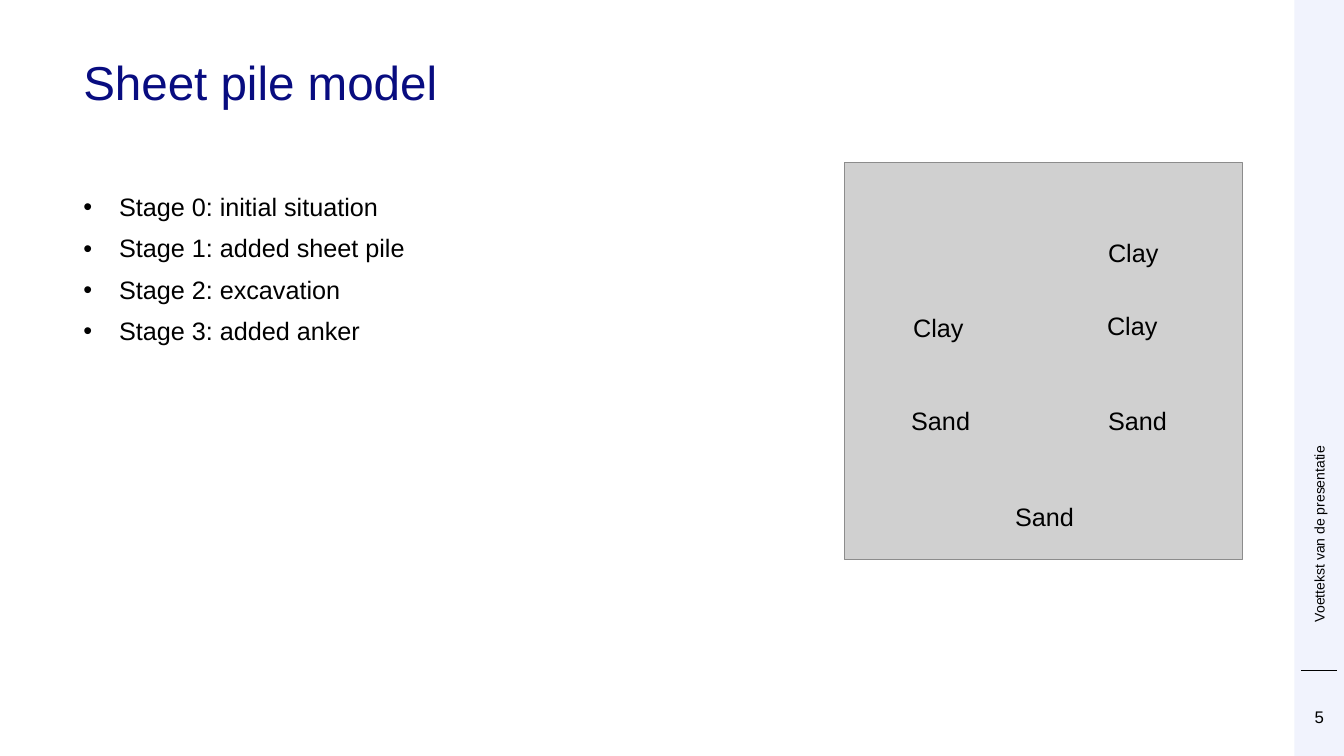
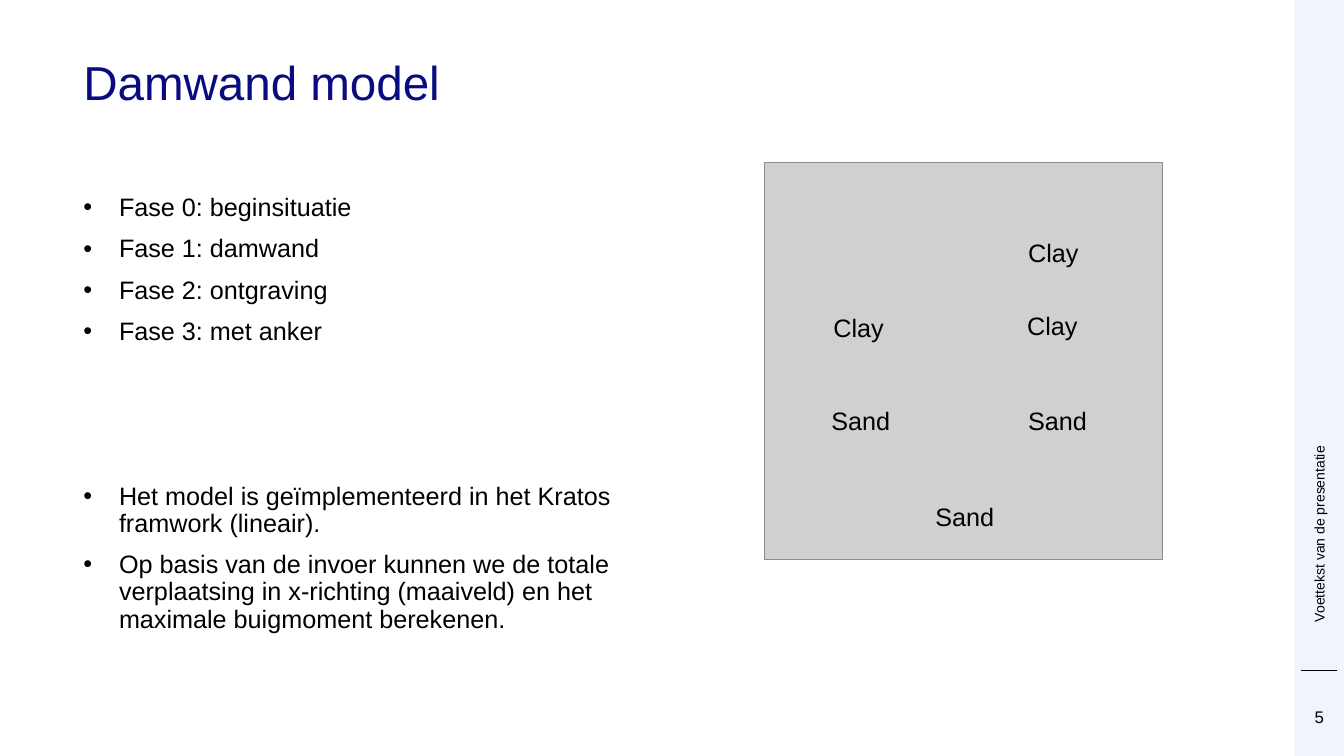
Before and after one commit to Deltares/ProbabilisticLibrary, a slide deck: slide 5 of sources/Deltares.Probabilistic.PWrapper.Examples/kratos/Prob Kratos DSD.pptx. Drawn at 1344x756 pixels with LibreOffice and Linux fonts; fonts in the diff are those of the drawing; grey boxes stand for pictures; background and template pictures are left out. Boxes give left, top, right and bottom in pixels: in the first picture for what was removed or moved away, otherwise in the second. Text is boxed around its words. In the diff, an @@ line names an element or a change of style, - is before the commit and + after.

```diff
--- a/sources/Deltares.Probabilistic.PWrapper.Examples/kratos/Prob Kratos DSD.pptx
+++ b/sources/Deltares.Probabilistic.PWrapper.Examples/kratos/Prob Kratos DSD.pptx
@@ title at box(83, 65, 439, 101): text changed @@
-Sheet pile model
+Damwand model
@@ text at box(119, 197, 611, 633): text changed @@
-• Stage 0: initial situation
-• Stage 1: added sheet pile
-• Stage 2: excavation
-• Stage 3: added anker
+• Fase 0: beginsituatie
+• Fase 1: damwand
+• Fase 2: ontgraving
+• Fase 3: met anker
+• Het model is geïmplementeerd in het Kratos framwork (lineair).
+• Op basis van de invoer kunnen we de totale verplaatsing in x-richting (maaiveld) en het maximale buigmoment berekenen.
@@ 6 texts, 1 picture: place and size @@
-6 texts, 1 picture at box(845, 163, 1243, 561)
+6 texts, 1 picture at box(765, 163, 1164, 561)
```
Also in this commit, not shown: 18 other slides changed.
